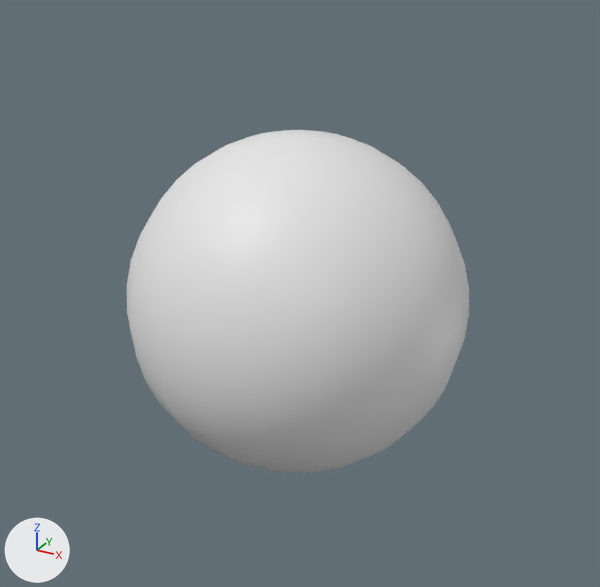
The OBJ model partyDarling/source/PartyDarling/assets/meshes/labRoom.obj: old version first, new version second.
Camera for both pictures: a 50 mm camera at (120.7, -217.9, 111.8) aimed at (0.1, 1.2, 2.3). Lighting does not change. The marker at lower left points along +X, +Y and +Z. Where no turn or scale is listed for an object, it has been applied to the vertices. Vertices at the same position are counted once.

Objects in the first picture: 'labRoom'.
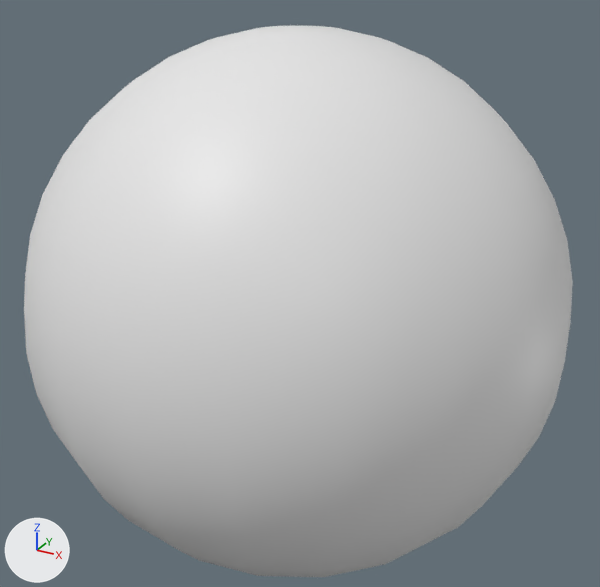
Commit message: Lab stuff

Changed parts and their boxes [x1, y1, x2, y2] in the pictures (600 x 587 px):
'labRoom', reshaped (60% wider, 61% taller)
    before: [127, 130, 469, 473]
    after: [24, 25, 573, 577]
part 1 of me_labroom, added
    after: [24, 25, 573, 577]
part 2 of me_labroom, built on
    before: [127, 130, 469, 473]

Patch to the scene script:
```diff
--- a/partyDarling/source/PartyDarling/assets/meshes/labRoom.obj.py
+++ b/partyDarling/source/PartyDarling/assets/meshes/labRoom.obj.py
@@ me_labroom @@
 # used by ob_labroom; location = (0.0, 0.0, 0.0)
-me_labroom.from_pydata(...)  # 10951 vertices, 9595 faces; spans x -55.2..55.2, y -55.2..55.2, z -55.2..55.2
+me_labroom.from_pydata(...)  # 12388 vertices, 11353 faces; spans x -86.1..86.1, y -86.1..86.1, z -86.1..86.1
+# me_labroom part 1: a new loose piece, a UV sphere (20 segments, 20 rings, poles along z) spanning x -86.1..86.1, y -86.1..86.1, z -86.1..86.1
+# me_labroom part 2: 547 vertices removed from x -55.2..55.2, y -55.2..55.2, z -55.2..55.2; 1384 vertices added at x -23.5..22.7, y -23.3..23.2, z -22.7..22.7
```
